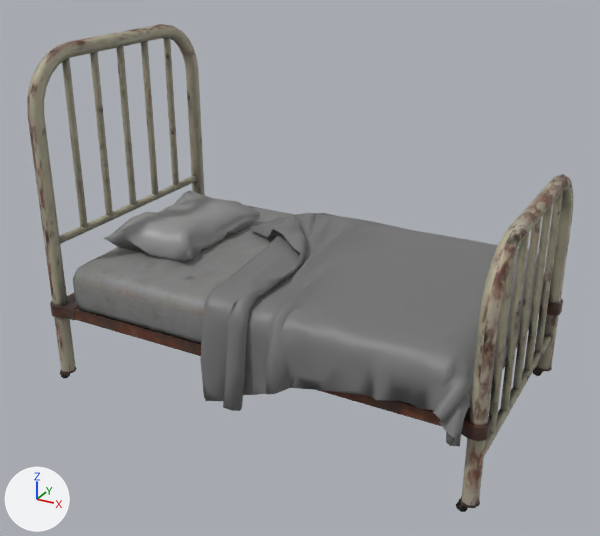
Before and after pictures for a commit that changed the glTF model sunshine-hillbilly-massacre/assets/models/old_bed.glb.
Before and after are seen from a 50 mm lens placed at (1.58, -2.93, 2.02), pointed at (0.01, -0.07, 0.59). Lighting does not change. The marker at lower left points along +X, +Y and +Z. The older version comes first. Where no turn or scale is listed for an object, it has been applied to the vertices. Vertices at exactly the same position are counted once.

In view in the first picture: 'lagen', 'material', 'pillow'.
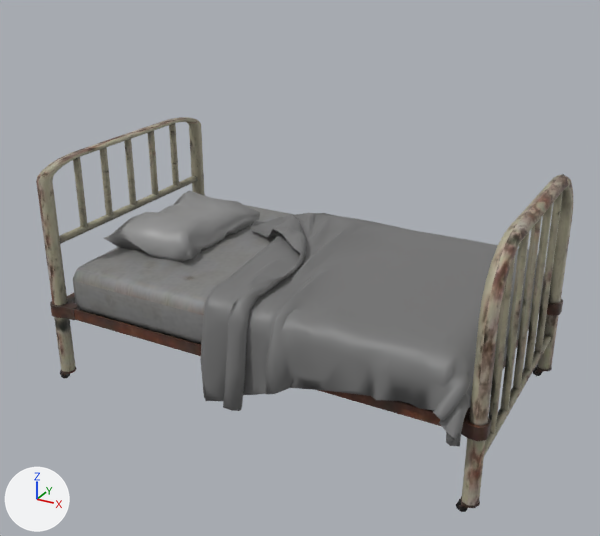
Boxes [x1, y1, x2, y2] around the edits, measured in the pictures (600 x 536 px; the box of a moved part takes in the faces that stretch with it):
'material', reshaped (19% shorter): before [27, 24, 573, 512]; after [36, 117, 573, 512]
part 1 of me_mesh_2, moved or reshaped: before [27, 24, 205, 372]; after [36, 117, 205, 372]

The change, as a diff of the scene's bpy script:
```diff
--- a/sunshine-hillbilly-massacre/assets/models/old_bed.glb.py
+++ b/sunshine-hillbilly-massacre/assets/models/old_bed.glb.py
@@ me_mesh_2 @@
 # used by ob_material; location = (0.0, 0.0, 0.0)
-me_mesh_2.from_pydata(...)  # 1050 vertices, 1824 faces; spans x -1.0..1.0, y -0.57..0.59, z 0.0..1.49
+me_mesh_2.from_pydata(...)  # 1050 vertices, 1824 faces; spans x -1.0..1.0, y -0.57..0.59, z 0.0..1.03
+# me_mesh_2 part 1: all 142 vertices in x -0.98..-0.92, y -0.56..0.58, z 1.23..1.49 are scaled about their middle by (1, 1, 0.28), then moved by (0.0, 0.0, -0.37)
 me_mesh_2.materials.append(mat_material)
```
